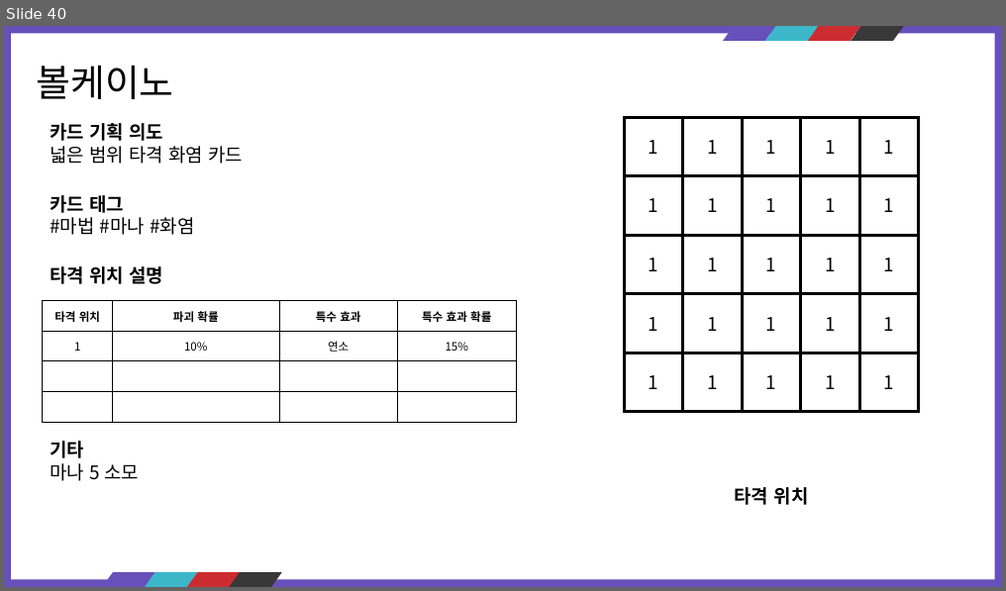
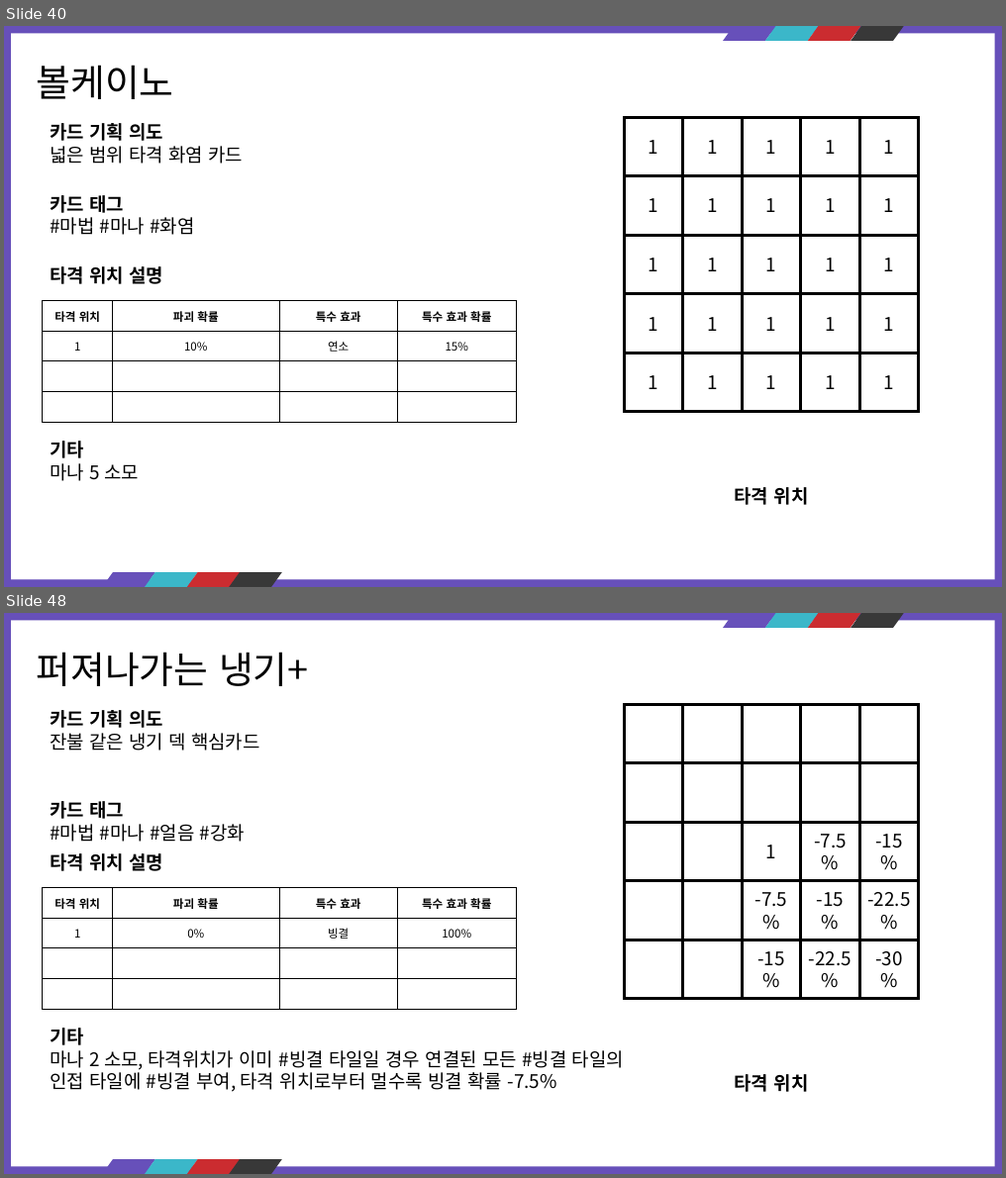
Before and after one commit to kauthor/FluffyDisdog, a slide deck: Plan/기획서/마법사.pptx. Shown one above the other, each under a label of ours: slide 40 before the commit, slides 40 and 48 after it; the slides between them are not shown. The pictures are 1006x591 and 1006x1178 pixels, drawn with LibreOffice and Linux fonts; fonts in the diff are those of the drawing. Boxes give left, top, right and bottom in pixels: in the first picture for what was removed or moved away, otherwise in the second. Text is boxed around its words. In the diff, an @@ line names an element or a change of style, - is before the commit and + after.

Commit message:
마법사빙결

```diff
--- a/Plan/기획서/마법사.pptx
+++ b/Plan/기획서/마법사.pptx
@@ slide 48 added at bbox=[4, 613, 1002, 1174], background #6750BA; not listed: 9 template elements that a slide beside it also shows @@
@@ text added at bbox=[37, 652, 309, 686], 36 pt, text #000000 @@
+퍼져나가는 냉기+
@@ text added at bbox=[50, 710, 260, 751], 18 pt, text #000000 @@
+카드 기획 의도
+잔불 같은 냉기 덱 핵심카드
@@ rectangle added at bbox=[624, 704, 919, 999], fill #FFFFFF, outline #000000 3 pt @@
@@ rectangle added at bbox=[624, 704, 683, 763], fill #FFFFFF, outline #000000 3 pt @@
@@ rectangle added at bbox=[683, 704, 743, 763], fill #FFFFFF, outline #000000 3 pt @@
@@ rectangle added at bbox=[743, 704, 801, 763], fill #FFFFFF, outline #000000 3 pt @@
@@ rectangle added at bbox=[801, 704, 860, 763], fill #FFFFFF, outline #000000 3 pt @@
@@ rectangle added at bbox=[859, 704, 919, 763], fill #FFFFFF, outline #000000 3 pt @@
@@ rectangle added at bbox=[624, 763, 683, 823], fill #FFFFFF, outline #000000 3 pt @@
@@ rectangle added at bbox=[683, 763, 743, 823], fill #FFFFFF, outline #000000 3 pt @@
@@ rectangle added at bbox=[743, 763, 801, 823], fill #FFFFFF, outline #000000 3 pt @@
@@ rectangle added at bbox=[801, 763, 860, 823], fill #FFFFFF, outline #000000 3 pt @@
@@ rectangle added at bbox=[859, 763, 919, 823], fill #FFFFFF, outline #000000 3 pt @@
@@ text added at bbox=[50, 801, 245, 842], 18 pt, text #000000 @@
+카드 태그
+#마법 #마나 #얼음 #강화
@@ rectangle added at bbox=[624, 822, 683, 881], fill #FFFFFF, outline #000000 3 pt @@
@@ rectangle added at bbox=[683, 822, 743, 881], fill #FFFFFF, outline #000000 3 pt @@
@@ rectangle added at bbox=[743, 822, 801, 881], fill #FFFFFF, outline #000000 3 pt, 18 pt, text #000000 @@
+1
@@ rectangle added at bbox=[801, 822, 860, 881], fill #FFFFFF, outline #000000 3 pt, 18 pt, text #000000 @@
+-7.5%
@@ rectangle added at bbox=[859, 822, 919, 881], fill #FFFFFF, outline #000000 3 pt, 18 pt, text #000000 @@
+-15%
@@ text added at bbox=[50, 854, 163, 871], 18 pt, text #000000, bold @@
+타격 위치 설명
@@ table added at bbox=[43, 888, 516, 1009], 4 rows, 4 columns @@
+타격 위치 | 파괴 확률 | 특수 효과 | 특수 효과 확률
+1 | 0% | 빙결 | 100%
+ |  |  | 
+ |  |  | 
@@ rectangle added at bbox=[624, 881, 683, 940], fill #FFFFFF, outline #000000 3 pt @@
@@ rectangle added at bbox=[683, 881, 743, 940], fill #FFFFFF, outline #000000 3 pt @@
@@ rectangle added at bbox=[743, 881, 801, 940], fill #FFFFFF, outline #000000 3 pt, 18 pt, text #000000 @@
+-7.5%
@@ rectangle added at bbox=[801, 881, 860, 940], fill #FFFFFF, outline #000000 3 pt, 18 pt, text #000000 @@
+-15%
@@ rectangle added at bbox=[859, 881, 919, 940], fill #FFFFFF, outline #000000 3 pt, 18 pt, text #000000 @@
+-22.5%
@@ rectangle added at bbox=[624, 940, 683, 999], fill #FFFFFF, outline #000000 3 pt @@
@@ rectangle added at bbox=[683, 940, 743, 999], fill #FFFFFF, outline #000000 3 pt @@
@@ rectangle added at bbox=[743, 940, 801, 999], fill #FFFFFF, outline #000000 3 pt, 18 pt, text #000000 @@
+-15%
@@ rectangle added at bbox=[801, 940, 860, 999], fill #FFFFFF, outline #000000 3 pt, 18 pt, text #000000 @@
+-22.5%
@@ rectangle added at bbox=[859, 940, 919, 999], fill #FFFFFF, outline #000000 3 pt, 18 pt, text #000000 @@
+-30%
@@ text added at bbox=[50, 1028, 624, 1092], 18 pt, text #000000 @@
+기타
+마나 2 소모, 타격위치가 이미 #빙결 타일일 경우 연결된 모든 #빙결 타일의 인접 타일에 #빙결 부여, 타격 위치로부터 멀수록 빙결 확률 -7.5%
@@ text added at bbox=[735, 1074, 809, 1092], 18 pt, text #000000, bold @@
+타격 위치
```
Also in this commit, not shown: 17 slides changed, 12 other slides added.
